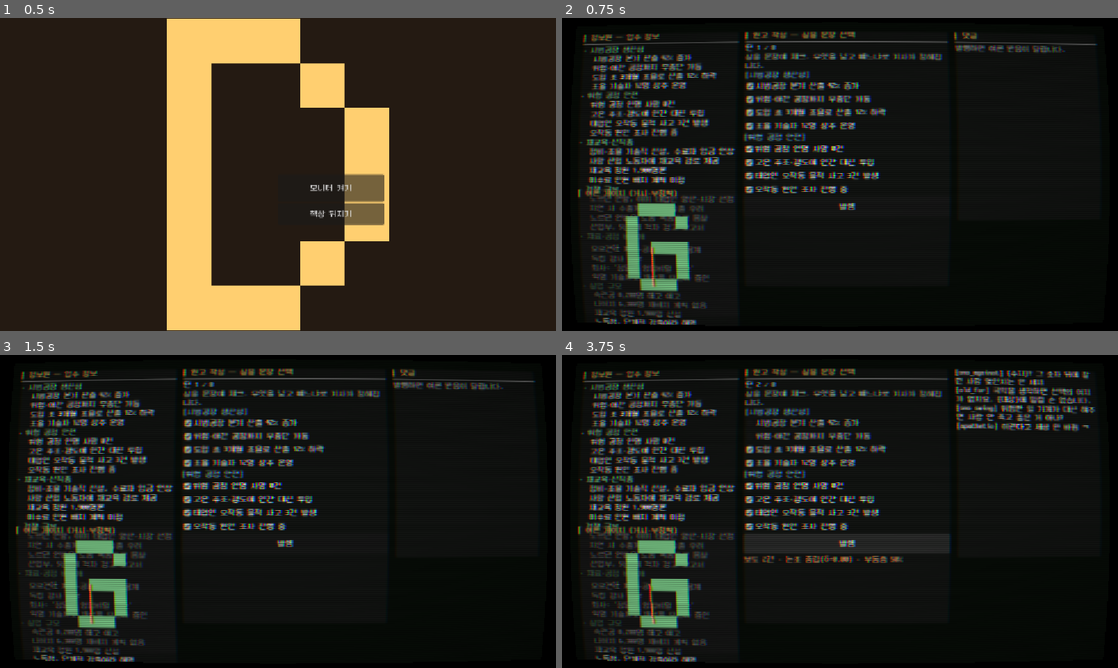
Above: before the commit, frames 1-4 (two rows, left to right).
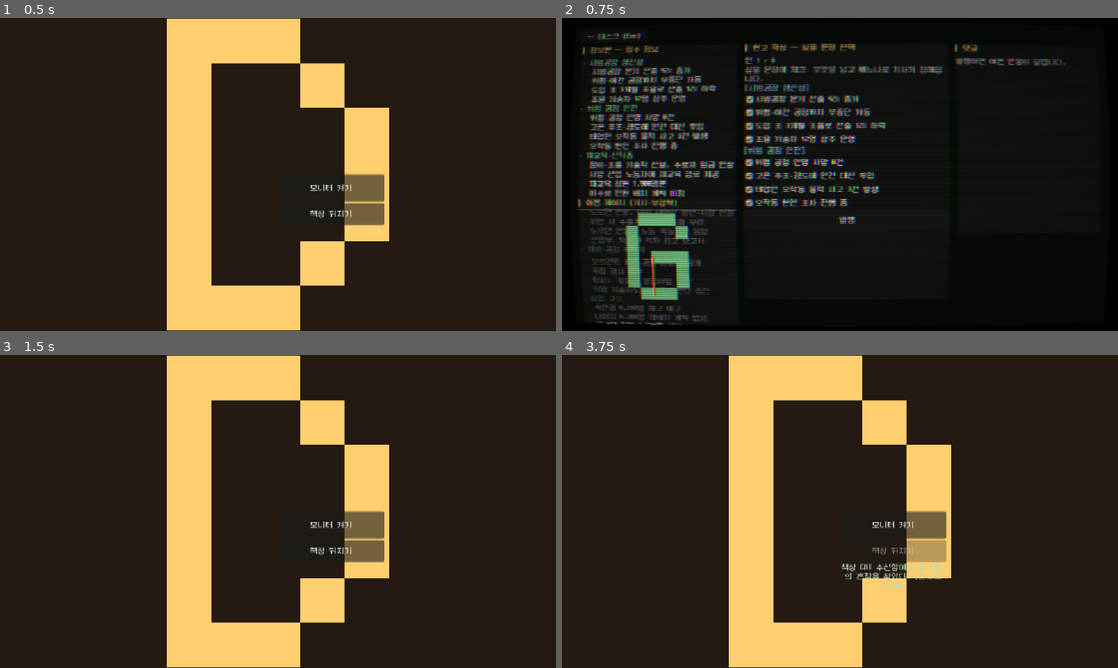
Above: after the commit, the same moments.

Repository: JiwonKim-kr/artificer-pipeline
Game: Godot game, scene res://scenes/main.tscn
Two runs of this game, one before a commit and one after it. Both use one fixed random seed, a clock stepped at 60 frames per second and the inputs below.
Inputs (mouse positions are in pixels of both pictures, inside the frame that each line leads up to):
- Up to frame 1 (0.5 s): no input
- Up to frame 2 (0.75 s): click "모니터 켜기" at 0.5 s
- Up to frame 3 (1.5 s): click (44, 367) at 1.25 s, where only the run after the commit has a clickable "← 데스크 (Esc)"
- Up to frame 4 (3.75 s): click (845, 420) at 2 s, where only the run before the commit has a clickable "시범공장 분기 산출 42% 증가"; click (845, 436) at 2.75 s, where only the run before the commit has a clickable "위험·야간 공정까지 무중단 가동"; click (895, 552) at 3.5 s, where only the run after the commit has a clickable "책상 뒤지기"

Frame 1 is identical in both runs. In frame 2, 21% of the frame differs, in the area x 2-97%, y 4-98%; in frame 3, 54%; in frame 4, 57%, in the area x 0-100%, y 0-100%.

Commit message:
[play build] main.gd: CRT OS 창에서 데스크 복귀 (← 버튼 + ESC 토글)
플레이테스트 UX 수정 — 모니터 진입 후 데스크로 돌아갈 수단이 없던 문제.
OS 창을 y+28 내려 상단에 back 버튼 공간 확보, ESC로 화면↔데스크 토글.

Co-Authored-By: Claude Opus 4.8 <noreply@anthropic.com>

Diff:
--- a/src/ui/main.gd
+++ b/src/ui/main.gd
@@ -105,6 +105,17 @@
 	_desk.visible = false
 	_screen.visible = true
 
+func _exit_screen() -> void:
+	_screen.visible = false
+	_desk.visible = true
+
+func _input(event: InputEvent) -> void:
+	if event is InputEventKey and event.pressed and not event.echo and (event as InputEventKey).keycode == KEY_ESCAPE:
+		if _screen != null and _screen.visible:
+			_exit_screen()
+		elif _desk != null and _desk.visible:
+			_enter_screen()
+
 func _search_desk() -> void:
 	if _tm.discover_theo():
 		_refresh_blocks()
@@ -131,10 +142,17 @@
 	os.set_anchors_and_offsets_preset(Control.PRESET_FULL_RECT)
 	_screen.add_child(os)
 	_os = os
-	os.add_child(_make_informant(Vector2(20, 20), Vector2(340, 320)))
-	os.add_child(_make_editor(Vector2(376, 20), Vector2(430, 540)))
-	os.add_child(_make_comments(Vector2(822, 20), Vector2(310, 400)))
-	os.add_child(_make_gauge(Vector2(20, 356), Vector2(340, 272)))
+	os.add_child(_make_informant(Vector2(20, 48), Vector2(340, 320)))
+	os.add_child(_make_editor(Vector2(376, 48), Vector2(430, 540)))
+	os.add_child(_make_comments(Vector2(822, 48), Vector2(310, 400)))
+	os.add_child(_make_gauge(Vector2(20, 376), Vector2(340, 268)))
+	var back := Button.new()
+	back.name = "BackButton"
+	back.text = "← 데스크 (Esc)"
+	back.position = Vector2(12, 10)
+	back.custom_minimum_size = Vector2(150, 30)
+	back.pressed.connect(_exit_screen)
+	os.add_child(back)
 
 	var bbc := BackBufferCopy.new()
 	bbc.copy_mode = BackBufferCopy.COPY_MODE_VIEWPORT
